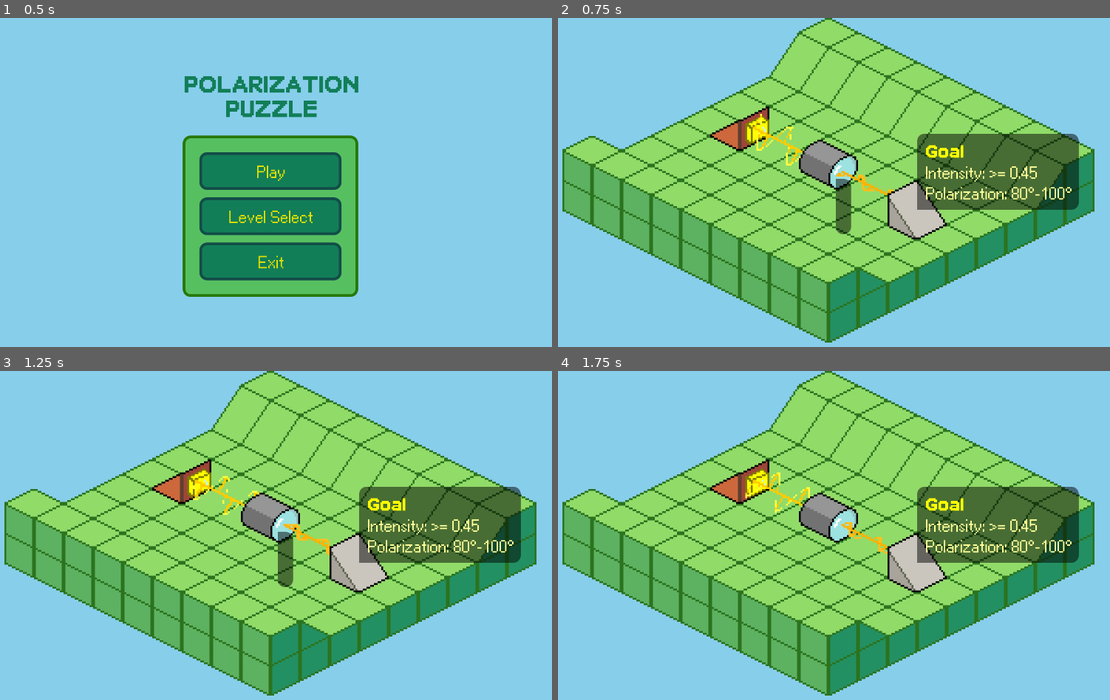
Above: before the commit, frames 1-4 (two rows, left to right).
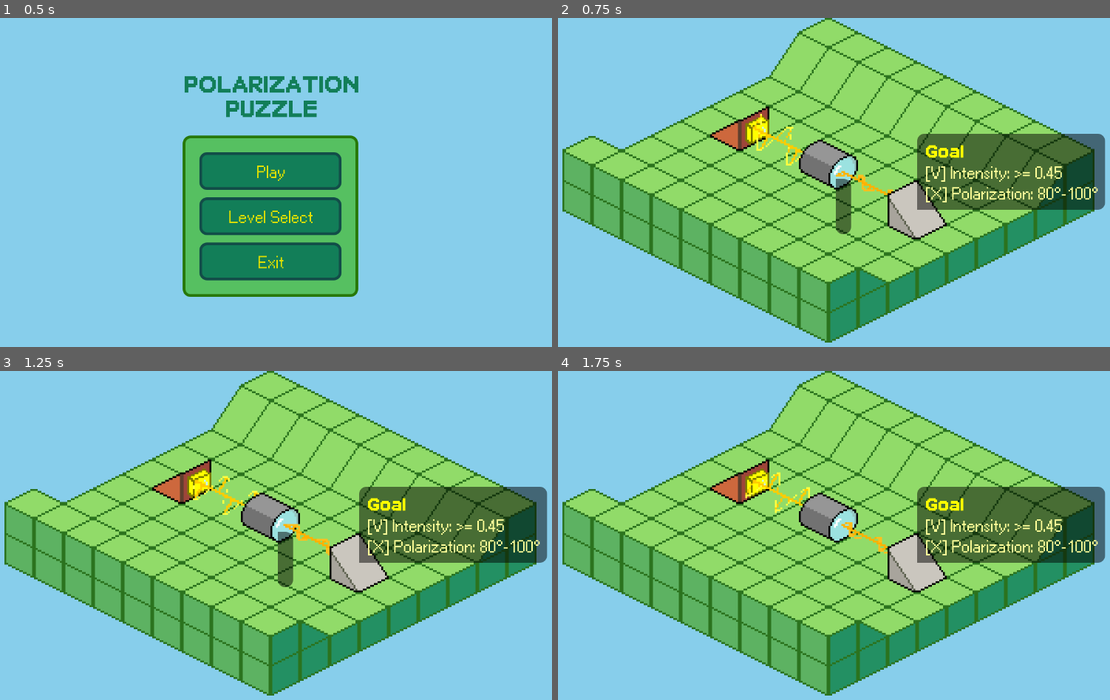
Above: after the commit, the same moments.

Repository: joshmoritty/polarization-puzzle
Game: Godot game, scene res://scenes/main_menu.tscn
Two runs of this game, one before a commit and one after it. Both use one fixed random seed, a clock stepped at 60 frames per second and the inputs below.
Inputs (mouse positions are in pixels of both pictures, inside the frame that each line leads up to):
- Up to frame 1 (0.5 s): no input
- Up to frame 2 (0.75 s): click "Play" at 0.5 s
- Up to frame 3 (1.25 s): no input
- Up to frame 4 (1.75 s): move the mouse to (960, 519) at 1.27 s; click (960, 519) at 1.42 s

Frame 1 is identical in both runs. In frame 2, 2.0% of the frame differs, in the area x 66-100%, y 35-59%; in frame 3, 2.0%; in frame 4, 2.0%.

Commit message:
feat: add dynamic checkboxes to requirement parameters

Diff:
--- a/scripts/game/gate.gd
+++ b/scripts/game/gate.gd
@@ -65,13 +65,13 @@
 	entries.append({"text": "Requires:", "color": Color.WHITE})
 	# Requirement 1 summary
 	var r1_req := Requirement.new(req_1_dir, req_1_color, req_1_min_intensity, req_1_min_polar, req_1_max_polar, false)
-	var r1_summary = r1_req.get_summary()
+	var r1_summary = r1_req.get_summary(beams_in)
 	r1_summary["text"] = "Direction: %s\n%s" % [LightData.dir_to_string(req_1_dir), r1_summary["text"]]
 	entries.append(r1_summary)
 	# Requirement 2 if used
 	if req_2_used:
 		var r2_req := Requirement.new(req_2_dir, req_2_color, req_2_min_intensity, req_2_min_polar, req_2_max_polar, false)
-		var r2_summary = r2_req.get_summary()
+		var r2_summary = r2_req.get_summary(beams_in)
 		r2_summary["text"] = "Direction: %s\n%s" % [LightData.dir_to_string(req_2_dir), r2_summary["text"]]
 		entries.append(r2_summary)
 	return entries
--- a/scripts/game/requirement.gd
+++ b/scripts/game/requirement.gd
@@ -48,13 +48,69 @@
 		return total_intensity >= min_intensity
 	return false
 
-func get_summary() -> Dictionary:
+func get_summary(beams: Array[Beam] = []) -> Dictionary:
 	var lines: Array[String] = []
 	var intensity_label = "Total Intensity" if use_total_intensity else "Intensity"
+
+	# Check if requirements are fulfilled to add checkboxes
+	var intensity_fulfilled := false
+	var polar_fulfilled := false
+
+	if beams.size() > 0:
+		# Check intensity requirement fulfillment independently
+		if min_intensity > 0.0001:
+			if use_total_intensity:
+				var total_intensity: float = 0.0
+				for beam in beams:
+					var d := beam.data
+					if d.dir != dir:
+						continue
+					if use_color and d.color != color:
+						continue
+					# For total intensity, we don't filter by polarization for intensity check
+					total_intensity += d.intensity
+				intensity_fulfilled = total_intensity >= min_intensity
+			else:
+				for beam in beams:
+					var d := beam.data
+					if d.dir != dir:
+						continue
+					if use_color and d.color != color:
+						continue
+					# For individual intensity, we don't filter by polarization for intensity check
+					if d.intensity >= min_intensity:
+						intensity_fulfilled = true
+						break
+		else:
+			# If no minimum intensity requirement, intensity is always fulfilled
+			intensity_fulfilled = true
+
+		# Check polarization requirement fulfillment independently
+		if use_polar:
+			for beam in beams:
+				var d := beam.data
+				if d.dir != dir:
+					continue
+				if use_color and d.color != color:
+					continue
+				# For polarization check, we don't filter by intensity
+				if d.polar >= min_polar and d.polar <= max_polar:
+					polar_fulfilled = true
+					break
+		else:
+			# If no polarization requirement, polarization is always fulfilled
+			polar_fulfilled = true
+
+	# Add intensity line with checkbox
 	if min_intensity > 0.0001:
-		lines.append("%s: >= %.2f" % [intensity_label, min_intensity])
+		var checkbox = "[V]" if intensity_fulfilled else "[X]"
+		lines.append("%s %s: >= %.2f" % [checkbox, intensity_label, min_intensity])
+
+	# Add polarization line with checkbox
 	var polar_str := "Any" if not use_polar else "%d°-%d°" % [min_polar, max_polar]
-	lines.append("Polarization: %s" % polar_str)
+	var polar_checkbox = "[V]" if polar_fulfilled else "[X]"
+	lines.append("%s Polarization: %s" % [polar_checkbox, polar_str])
+
 	var text := "\n".join(lines)
 
 	var display_color: Color = Color.WHITE
--- a/scripts/ui/objective_panel.gd
+++ b/scripts/ui/objective_panel.gd
@@ -3,8 +3,8 @@
 var sensor: Sensor
 @export var screen_offset := Vector2(0, 0)
 
-var _body: Label
 var _vbox: VBoxContainer
+var _requirement_labels: Array[Label] = []
 
 func _init(p_sensor: Sensor = null) -> void:
 	sensor = p_sensor
@@ -12,6 +12,7 @@
 	_build_structure()
 
 func _ready() -> void:
+	# Initial update of requirement text
 	_update_requirements()
 
 func _build_structure() -> void:
@@ -30,17 +31,24 @@
 	goal_label.add_theme_font_override("font", display_font)
 	_vbox.add_child(goal_label)
 
-	# Create template body label (hidden)
-	_body = Label.new()
-	_body.size_flags_vertical = Control.SIZE_SHRINK_CENTER
-	_body.visible = false
-	_vbox.add_child(_body)
+	# Pre-generate requirement labels based on sensor requirements
+	if sensor and sensor.has_method("get_requirements"):
+		var reqs: Array = sensor.get_requirements()
+		for i in range(reqs.size()):
+			var label := Label.new()
+			label.size_flags_vertical = Control.SIZE_SHRINK_CENTER
+			label.custom_minimum_size = Vector2.ZERO
+			_requirement_labels.append(label)
+			_vbox.add_child(label)
 
 func _process(_dt: float) -> void:
 	if sensor == null:
 		visible = false
 		return
 	visible = true
+
+	# Update requirements every frame for real-time checkbox updates
+	_update_requirements()
 
 	# Size to content each frame
 	size = get_combined_minimum_size()
@@ -51,29 +59,13 @@
 	global_position = sensor_screen - Vector2(0, size.y) + screen_offset
 
 func _update_requirements() -> void:
-	if not _vbox or not _body or not sensor:
+	if not _vbox or not sensor:
 		return
 
-	# Hide the original body label and ensure it takes no space
-	_body.visible = false
-	_body.size = Vector2.ZERO
-	_body.custom_minimum_size = Vector2.ZERO
-
-	# Remove any previously generated requirement labels (but keep Goal label and body label)
-	var goal_label = _vbox.get_child(0) if _vbox.get_child_count() > 0 else null
-	for child in _vbox.get_children():
-		if child != _body and child != goal_label and child is Label:
-			child.queue_free()
-
-	# Add new colored labels for each requirement by cloning the original body label
+	# Just update the text and color of existing requirement labels
 	if sensor.has_method("get_requirements"):
 		var reqs: Array = sensor.get_requirements()
-		for r in reqs:
-			var req_summary = r.get_summary()
-			var label := _body.duplicate() as Label
-			label.text = req_summary["text"]
-			label.modulate = req_summary["color"]
-			label.visible = true
-			# Reset size constraints on cloned label
-			label.custom_minimum_size = Vector2.ZERO
-			_vbox.add_child(label)
+		for i in range(min(reqs.size(), _requirement_labels.size())):
+			var req_summary = reqs[i].get_summary(sensor.beams_in)
+			_requirement_labels[i].text = req_summary["text"]
+			_requirement_labels[i].modulate = req_summary["color"]
